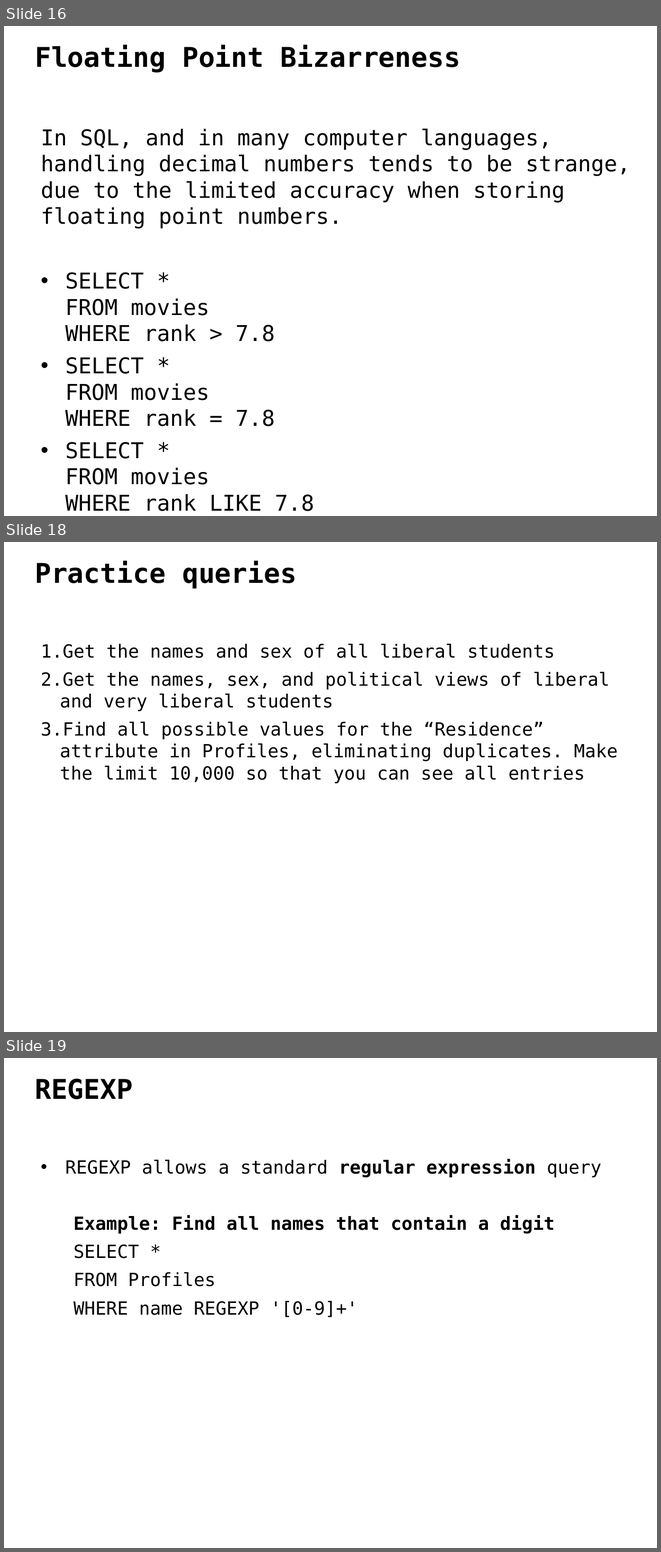
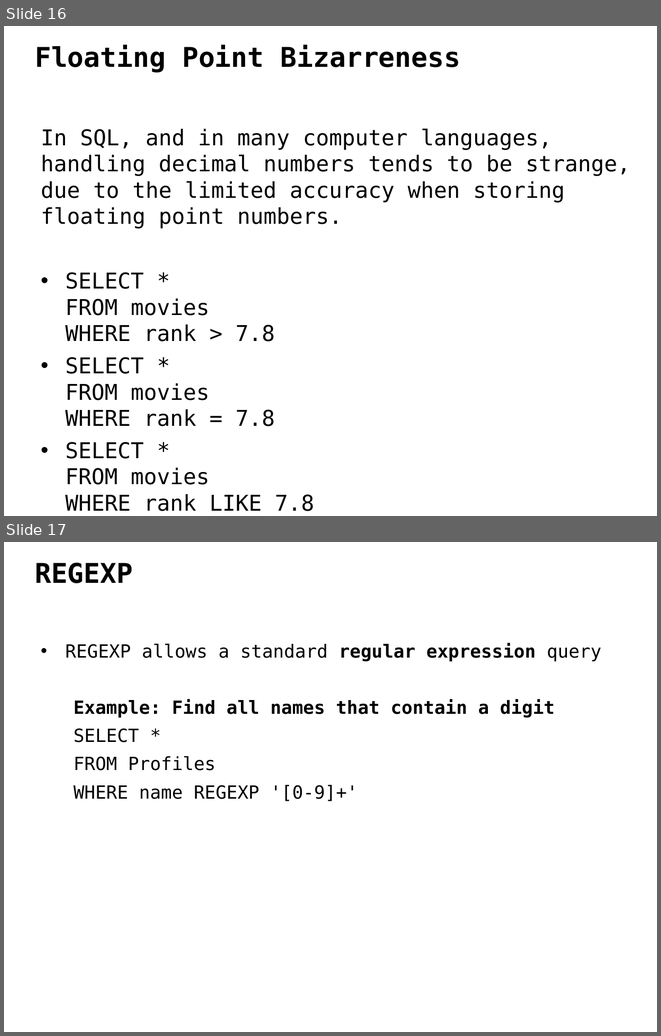
Before and after one commit to ipeirotis/introduction-to-databases, a slide deck: session3/B3-SQL_Filtering.pptx. Shown one above the other, each under a label of ours: slides 16, 18 and 19 before the commit, slides 16 and 17 after it; the slides between them are not shown. The pictures are 661x1552 and 661x1036 pixels, drawn with LibreOffice and Linux fonts; fonts in the diff are those of the drawing. Boxes give left, top, right and bottom in pixels: in the first picture for what was removed or moved away, otherwise in the second. Text is boxed around its words. In the diff, an @@ line names an element or a change of style, - is before the commit and + after.

Commit message:
Added notebook with answers for queries in Session 3

```diff
--- a/session3/B3-SQL_Filtering.pptx
+++ b/session3/B3-SQL_Filtering.pptx
@@ slide 18 removed at (4,542,657,1032), background #FFFFFF @@
@@ text removed at (35,561,297,589) @@
-Practice queries
@@ text removed at (41,643,618,783) @@
-1. Get the names and sex of all liberal students
-2. Get the names, sex, and political views of liberal and very liberal students
-3. Find all possible values for the “Residence” attribute in Profiles, eliminating duplicates. Make the limit 10,000 so that you can see all entries
@@ what was slide 19 is now slide 17 @@
```
Also in this commit, not shown: 2 other slides removed, 2 other files.
